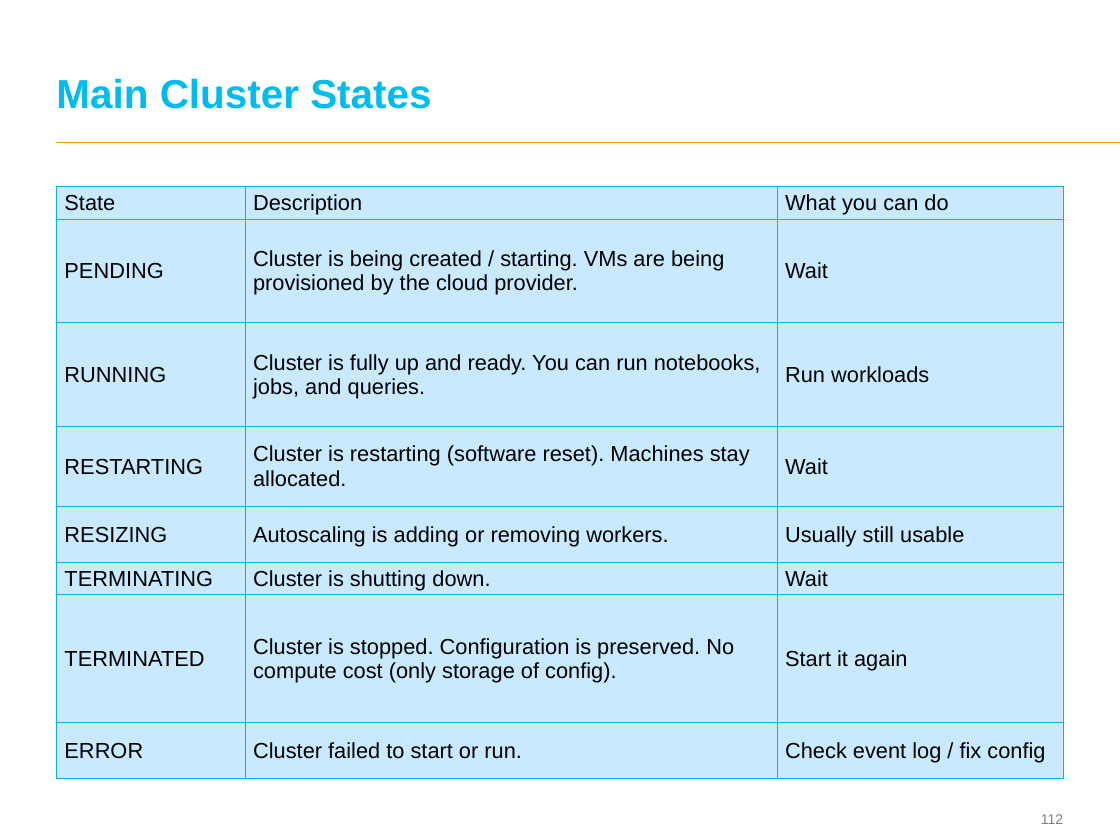
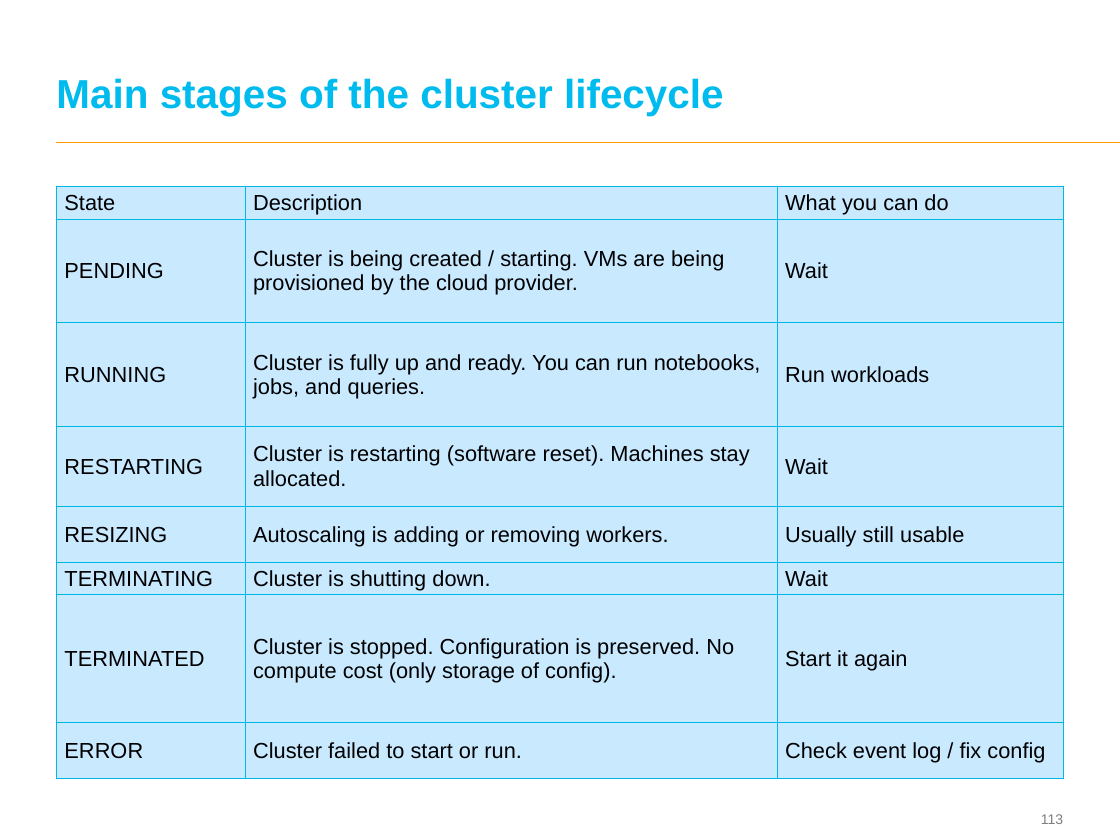
Before and after one commit to eswaribala/ltidatanov2026, a slide deck: slide 113 of DataAnalyticsandPlatform.pptx (slide 112 before the commit). Drawn at 1120x840 pixels with LibreOffice and Linux fonts; fonts in the diff are those of the drawing; background and template pictures are left out. Boxes give left, top, right and bottom in pixels: in the first picture for what was removed or moved away, otherwise in the second. Text is boxed around its words. In the diff, an @@ line names an element or a change of style, - is before the commit and + after.

```diff
--- a/DataAnalyticsandPlatform.pptx
+++ b/DataAnalyticsandPlatform.pptx
@@ title at [56,78,724,116]: text changed @@
-Main Cluster States
+Main stages of the cluster lifecycle
@@ page number at [1041,814,1063,824]: text changed @@
-112
+113
```
Also in this commit, not shown: 1 other slide changed, 20 slides added, 1 other file.
